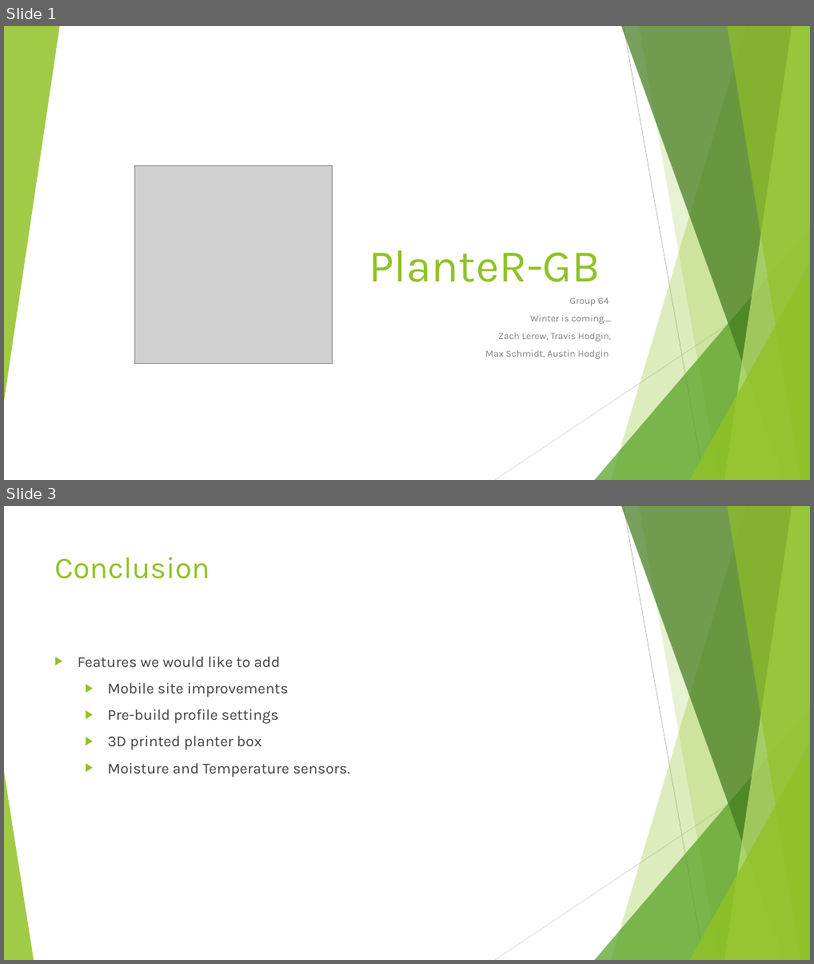
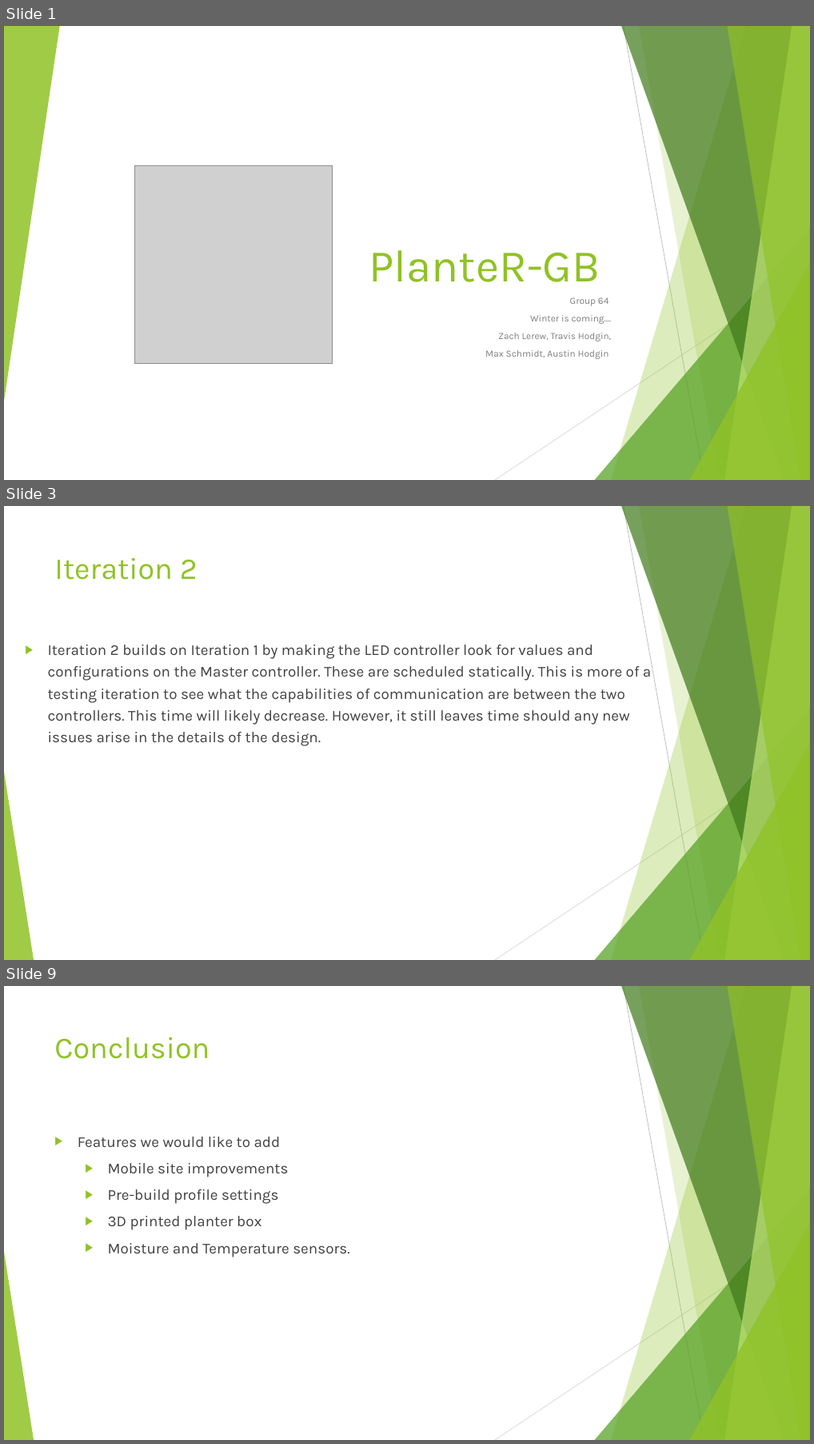
Before and after one commit to HodginAustin/Winter-Is-Coming, a slide deck: Documents/PresentationSpring/Spring Presentation.pptx. Shown one above the other, each under a label of ours: slides 1 and 3 before the commit, slides 1, 3 and 9 after it; the slides between them are not shown. The pictures are 814x964 and 814x1444 pixels, drawn with LibreOffice and Linux fonts; fonts in the diff are those of the drawing; grey boxes stand for pictures. Boxes give left, top, right and bottom in pixels: in the first picture for what was removed or moved away, otherwise in the second. Text is boxed around its words. In the diff, an @@ line names an element or a change of style, - is before the commit and + after.

```diff
--- a/Documents/PresentationSpring/Spring Presentation.pptx
+++ b/Documents/PresentationSpring/Spring Presentation.pptx
@@ slide 3 added at bbox=[4, 506, 810, 960], background #FFFFFF; not listed: 10 template elements that a slide beside it also shows @@
@@ text added at bbox=[54, 558, 198, 580], 36 pt, text #90C226 @@
+Iteration 2
@@ text added at bbox=[48, 644, 651, 746], 18 pt, text #404040 @@
+▶ Iteration 2 builds on Iteration 1 by making the LED controller look for values and configurations on the Master controller. These are scheduled statically. This is more of a testing iteration to see what the capabilities of communication are between the two controllers. This time will likely decrease. However, it still leaves time should any new issues arise in the details of the design.
@@ what was slide 3 is now slide 9 @@
```
Also in this commit, not shown: 6 other slides added, 1 slide removed.
